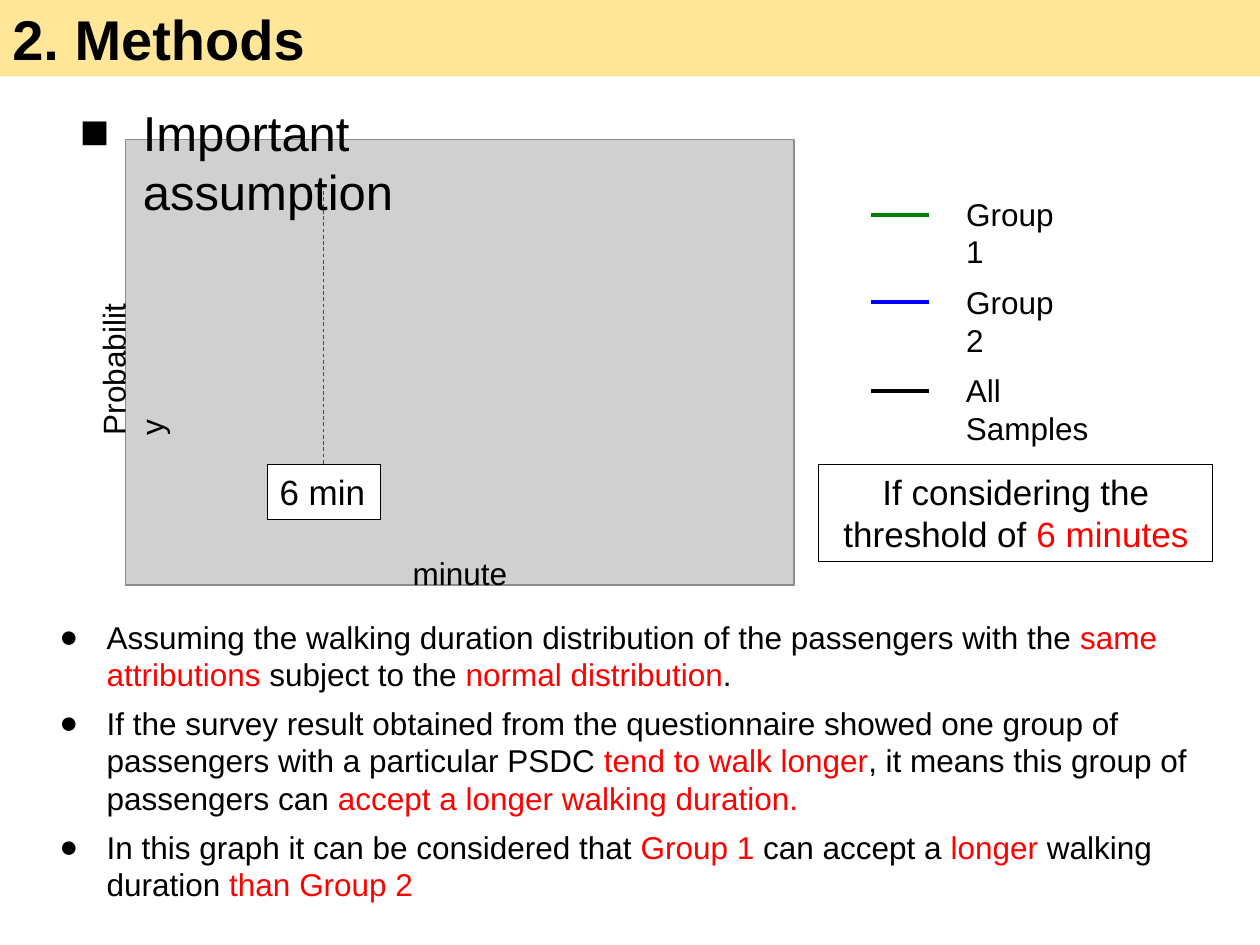
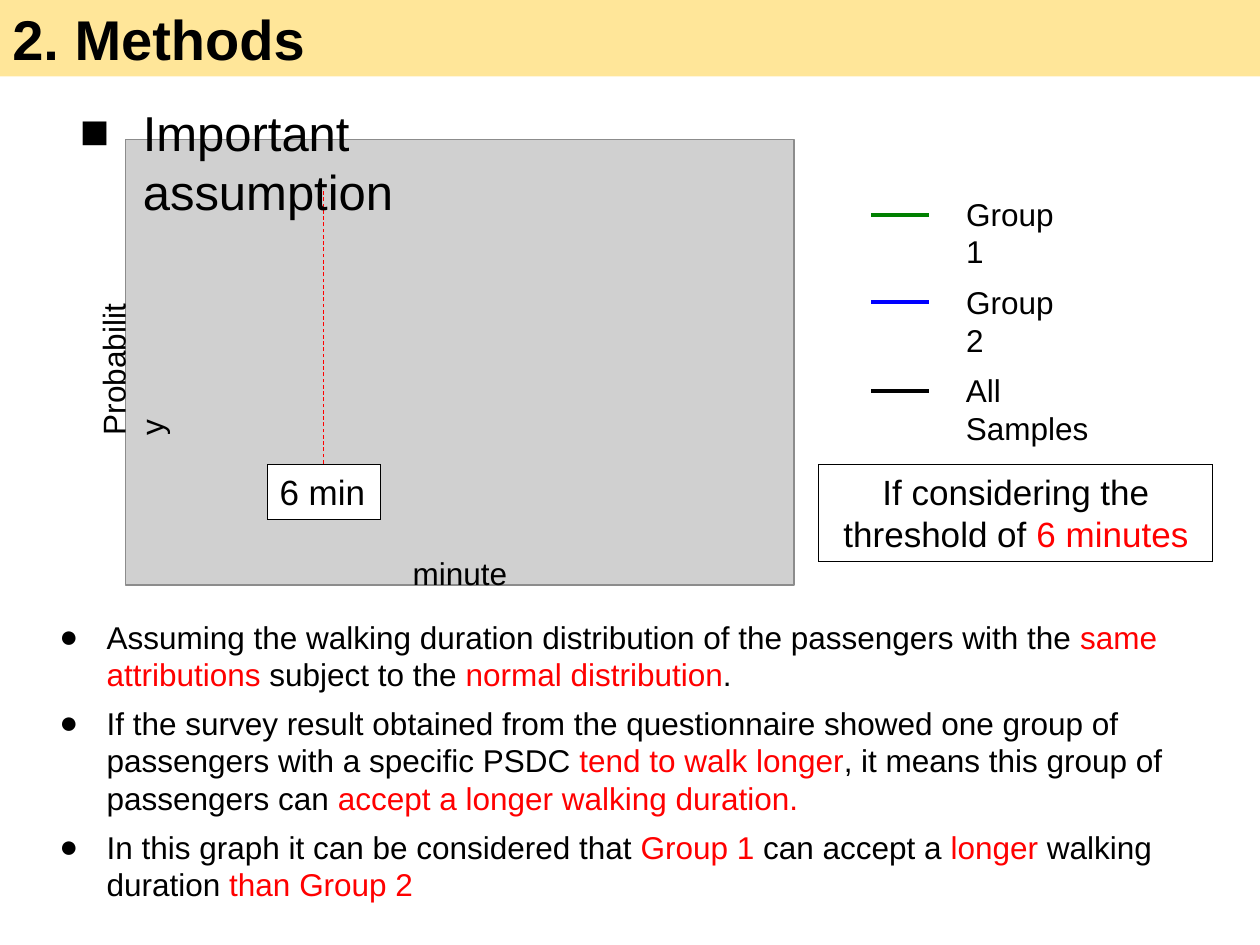
Before and after one commit to 7bder/Thesis, a slide deck: slide 61 of presentation/All in One.pptx (slide 60 before the commit). Drawn at 1260x945 pixels with LibreOffice and Linux fonts; fonts in the diff are those of the drawing; grey boxes stand for pictures. Boxes give left, top, right and bottom in pixels: in the first picture for what was removed or moved away, otherwise in the second. Text is boxed around its words. In the diff, an @@ line names an element or a change of style, - is before the commit and + after.

```diff
--- a/presentation/All in One.pptx
+++ b/presentation/All in One.pptx
@@ text at (107,712,1162,816): text changed @@
-● If the survey result obtained from the questionnaire showed one group of passengers with a particular PSDC tend to walk longer, it means this group of passengers can accept a longer walking duration.
+● If the survey result obtained from the questionnaire showed one group of passengers with a specific PSDC tend to walk longer, it means this group of passengers can accept a longer walking duration.
```
Also in this commit, not shown: 7 other slides changed, 42 other files.
